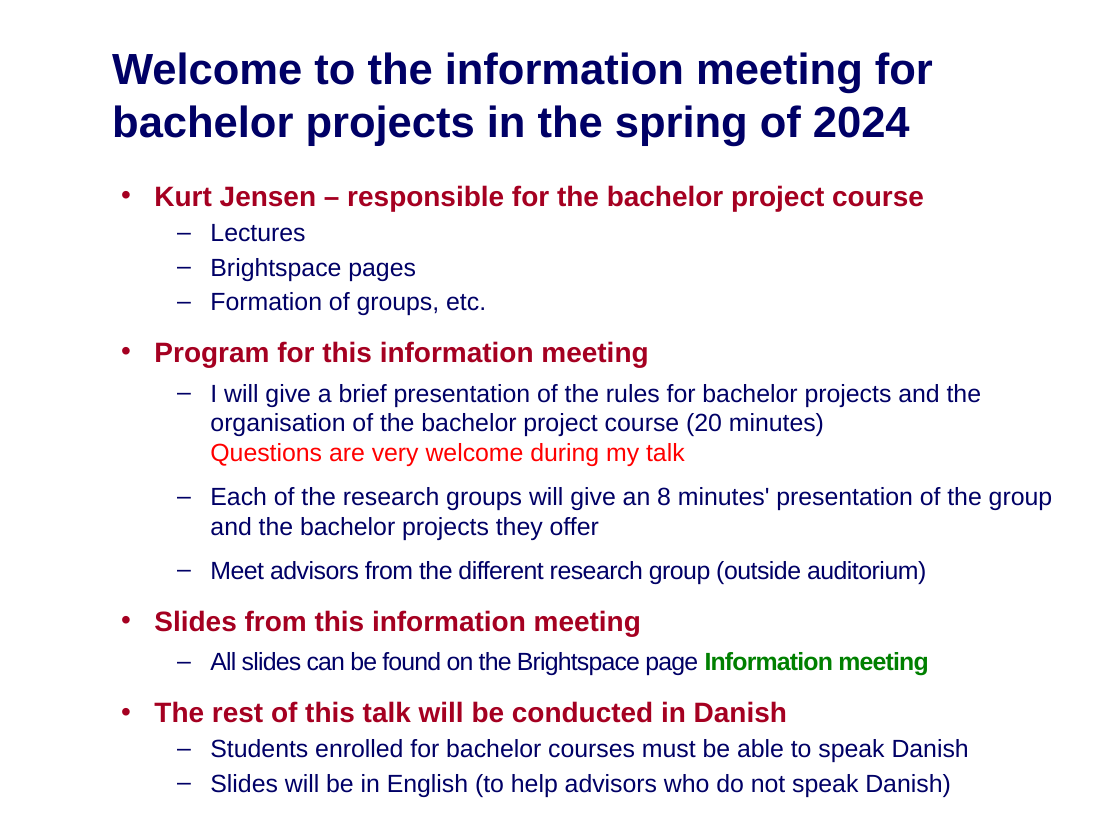
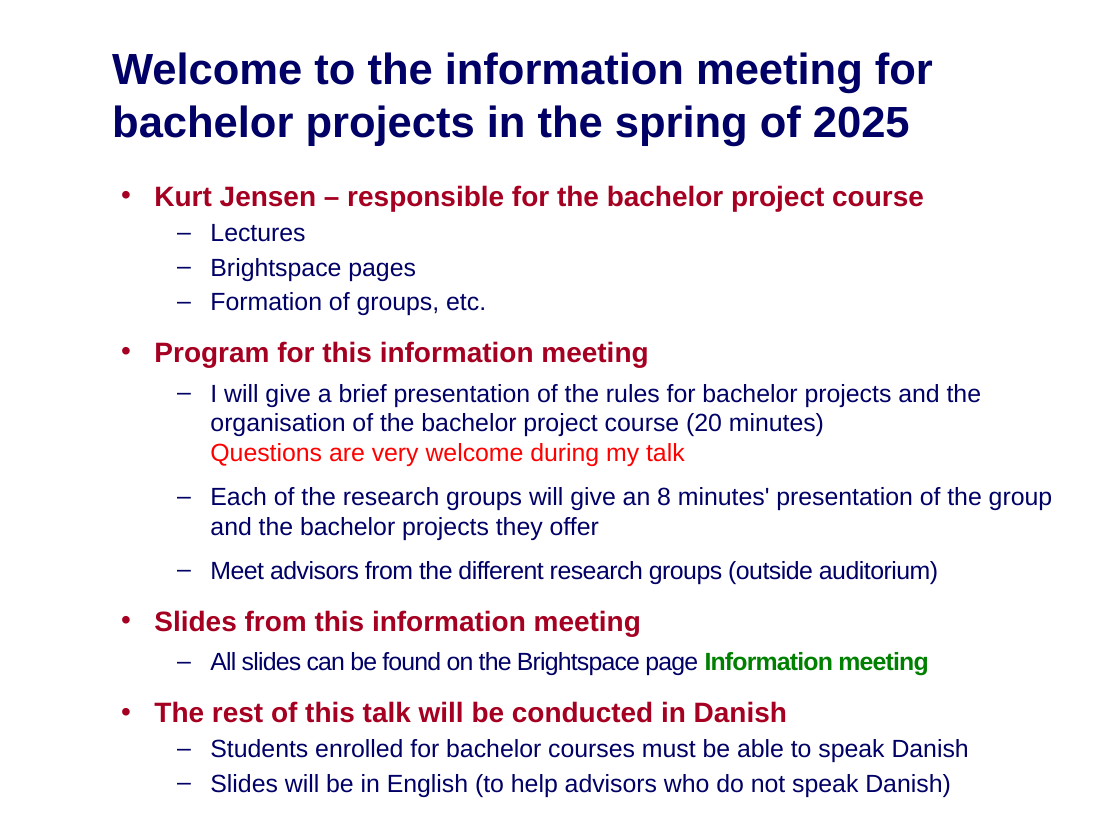
Before and after one commit to IntProgAU/Materiale, a slide deck: slide 1 of web/b25/0 Information Meeting.pptx. Drawn at 1120x840 pixels with LibreOffice and Linux fonts; fonts in the diff are those of the drawing. Boxes give left, top, right and bottom in pixels: in the first picture for what was removed or moved away, otherwise in the second. Text is boxed around its words. In the diff, an @@ line names an element or a change of style, - is before the commit and + after.

```diff
--- a/web/b25/0 Information Meeting.pptx
+++ b/web/b25/0 Information Meeting.pptx
@@ text at [112,52,933,146]: text changed @@
-Welcome to the information meeting for bachelor projects in the spring of 2024
+Welcome to the information meeting for bachelor projects in the spring of 2025
@@ text at [210,561,938,584]: text changed @@
-  – Meet advisors from the different research group (outside auditorium)
+  – Meet advisors from the different research groups (outside auditorium)
```
Also in this commit, not shown: 9 other slides changed.
